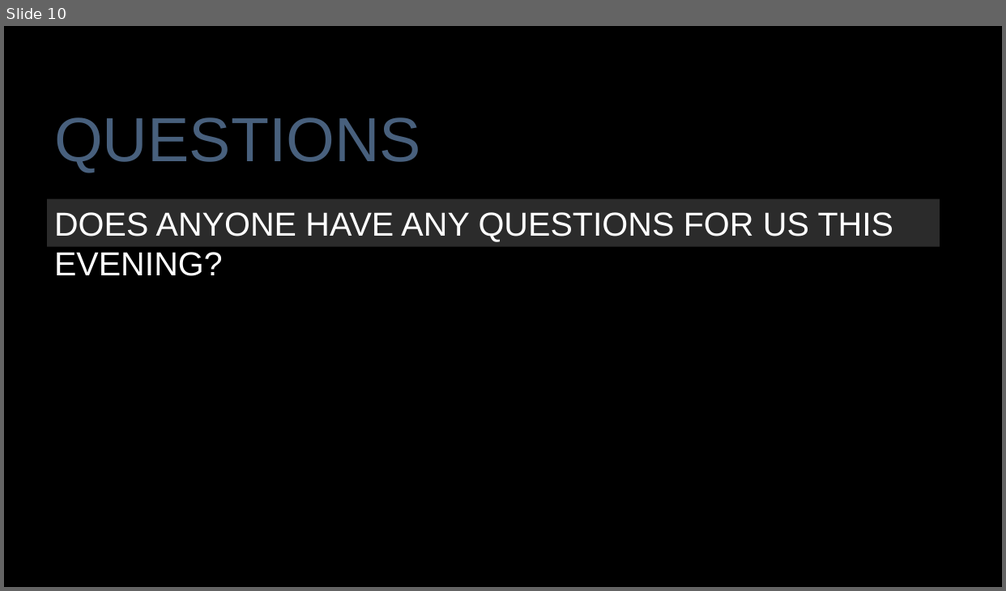
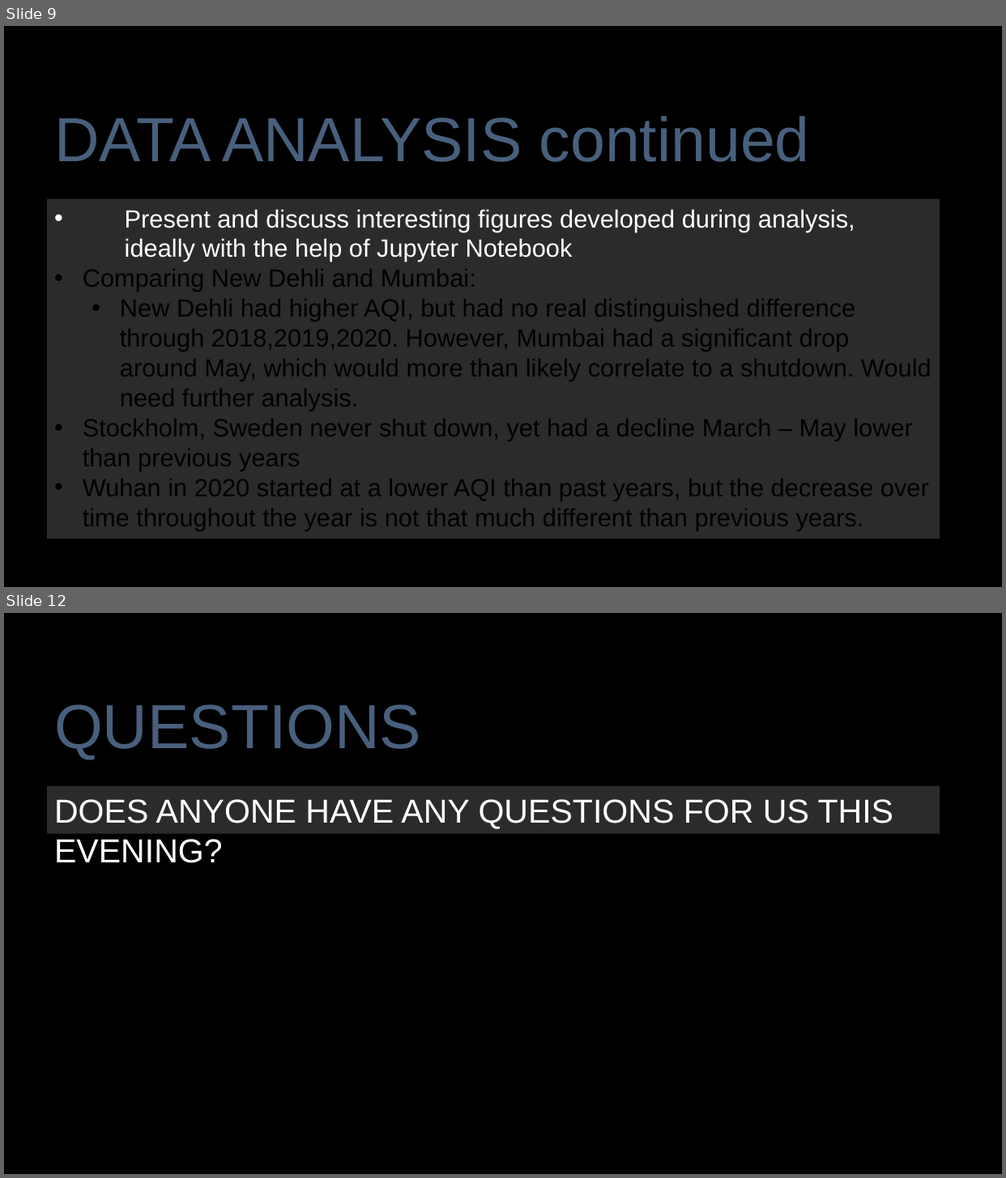
Before and after one commit to rigsbyk/Project-One, a slide deck: Presentation_Slides.pptx. Shown one above the other, each under a label of ours: slide 10 before the commit, slides 9 and 12 after it; the slides between them are not shown. The pictures are 1006x591 and 1006x1178 pixels, drawn with LibreOffice and Linux fonts; fonts in the diff are those of the drawing; background and template pictures are left out. Boxes give left, top, right and bottom in pixels: in the first picture for what was removed or moved away, otherwise in the second. Text is boxed around its words. In the diff, an @@ line names an element or a change of style, - is before the commit and + after.

```diff
--- a/Presentation_Slides.pptx
+++ b/Presentation_Slides.pptx
@@ slide 9 added at [4, 26, 1002, 587], background picture (left out) @@
@@ text added at [54, 116, 810, 162], 60 pt, text #48607D @@
+DATA ANALYSIS continued
@@ rectangle added at [4, 138, 1002, 525], fill gradient #000000 @@
@@ rectangle added at [47, 199, 940, 539], fill #575757 at 50% opacity, 24 pt, text #000000 @@
+• Present and discuss interesting figures developed during analysis, ideally with the help of Jupyter Notebook
+• Comparing New Dehli and Mumbai:
+  • New Dehli had higher AQI, but had no real distinguished difference through 2018,2019,2020. However, Mumbai had a significant drop around May, which would more than likely correlate to a shutdown. Would need further analysis.
+• Stockholm, Sweden never shut down, yet had a decline March – May lower than previous years
+• Wuhan in 2020 started at a lower AQI than past years, but the decrease over time throughout the year is not that much different than previous years.
@@ what was slide 10 is now slide 12 @@
```
Also in this commit, not shown: 5 slides changed, 2 other slides added, 1 slide removed, 25 other files.
